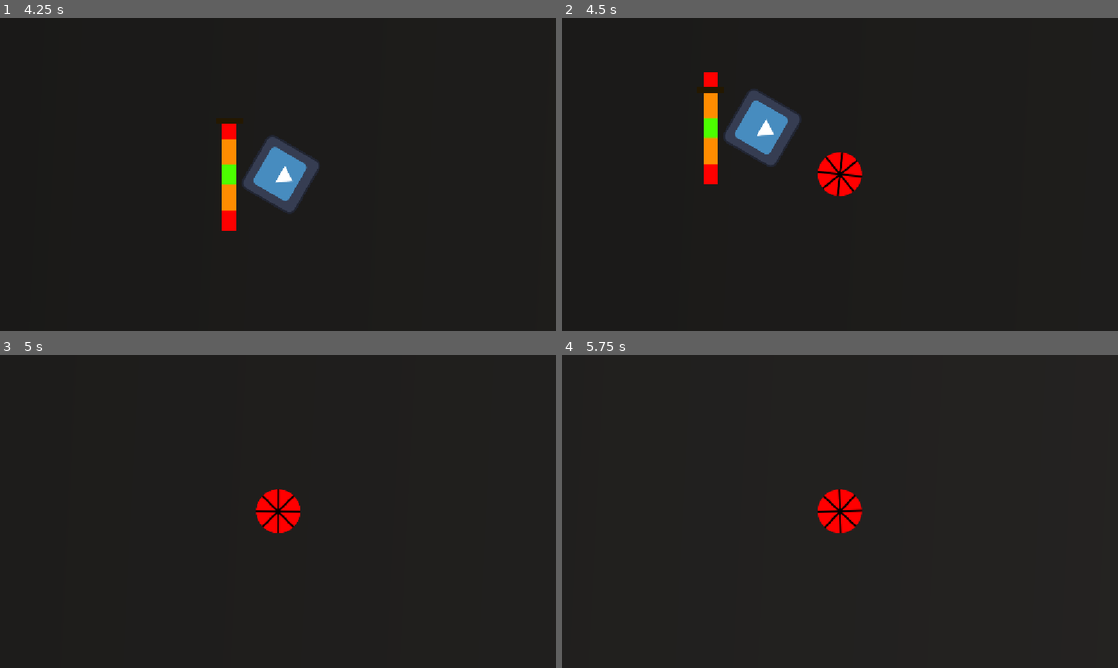
Above: before the commit, frames 1-4 (two rows, left to right).
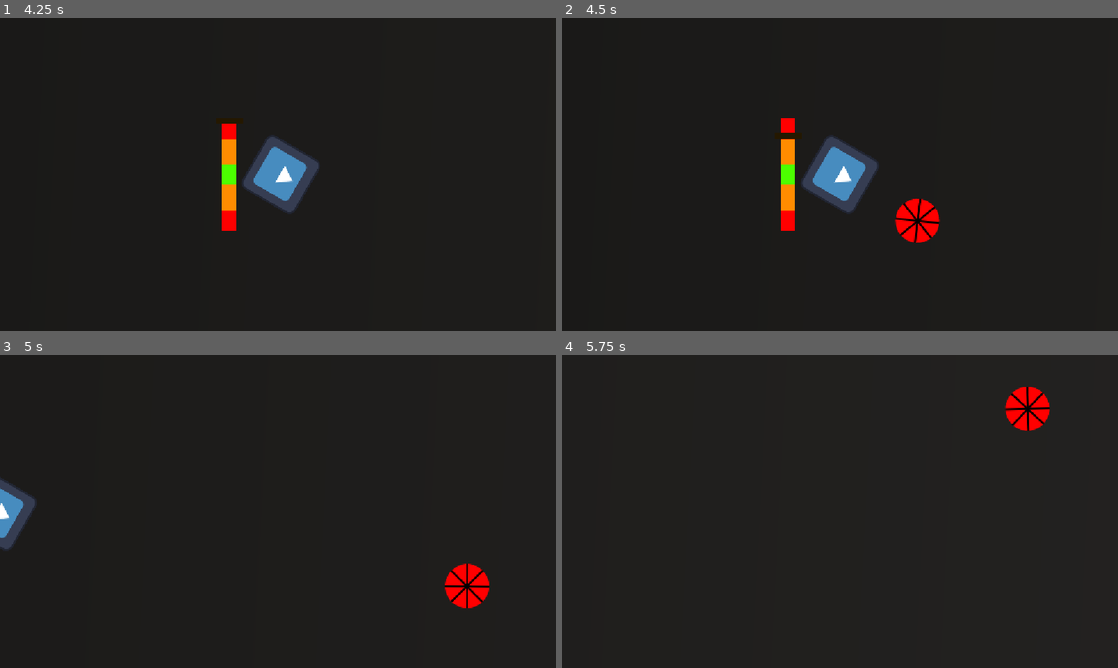
Above: after the commit, the same moments.

Repository: ryder-james/AVerySeriousGameJam
Game: Godot game, scene res://map.tscn
Two runs of this game, one before a commit and one after it. Both use one fixed random seed, a clock stepped at 60 frames per second and the inputs below. The engine's default icon, where the game draws it, is replaced by a stand-in: a white triangle on a blue panel in a dark square.
Inputs:
- Up to frame 1 (4.25 s): tap Enter at 0.5 s; hold A (ccw) 0.53-1.28 s; tap D (cw) at 1.35 s; tap Space (launch) at 2, 2.1 s; tap A (ccw) at 2.85 s; hold D (cw) from 3.53 s (still down)
- Up to frame 2 (4.5 s): release D (cw) at 4.28 s; tap Space (launch) at 4.35 s
- Up to frame 3 (5 s): no input
- Up to frame 4 (5.75 s): hold A (ccw) from 5.03 s (still down)

Frame 1 is identical in both runs. In frame 2, 6.6% of the frame differs, in the area x 24-68%, y 17-72%; in frame 3, 2.7%; in frame 4, 1.8%.

Commit message:
Improve camera follow

Diff:
--- a/beyblade/beyblade.tscn
+++ b/beyblade/beyblade.tscn
@@ -26,3 +26,7 @@
 shape = SubResource("CircleShape2D_ujo3m")
 
 [node name="Camera2D" type="Camera2D" parent="." unique_id=1301946405]
+limit_top = 0
+limit_bottom = 0
+position_smoothing_enabled = true
+drag_horizontal_enabled = true
